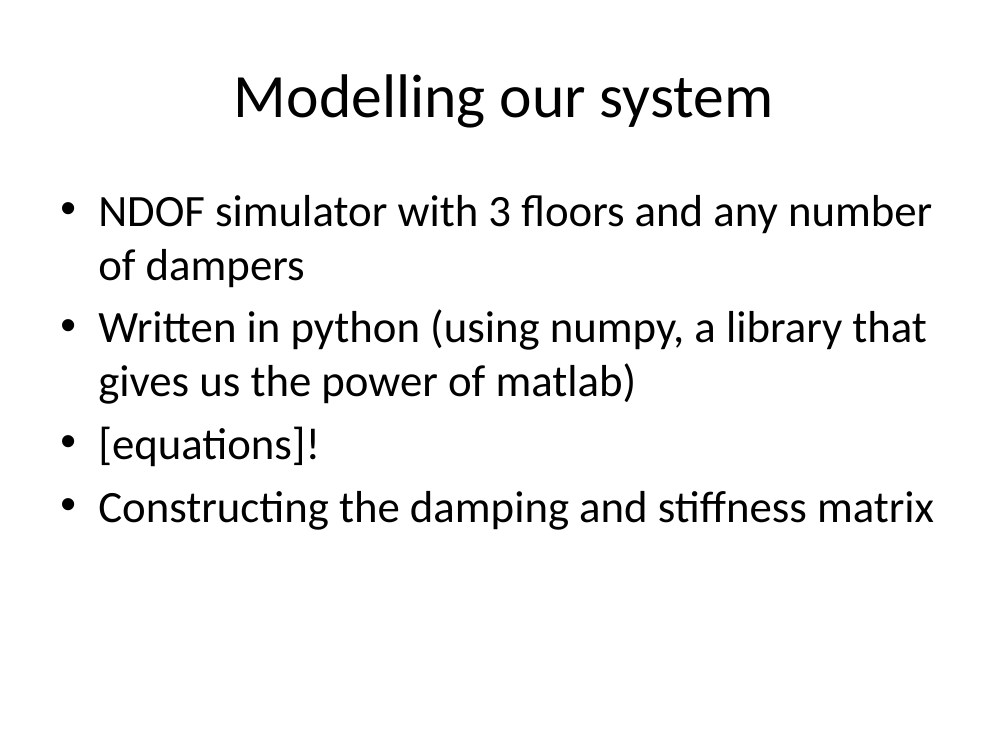
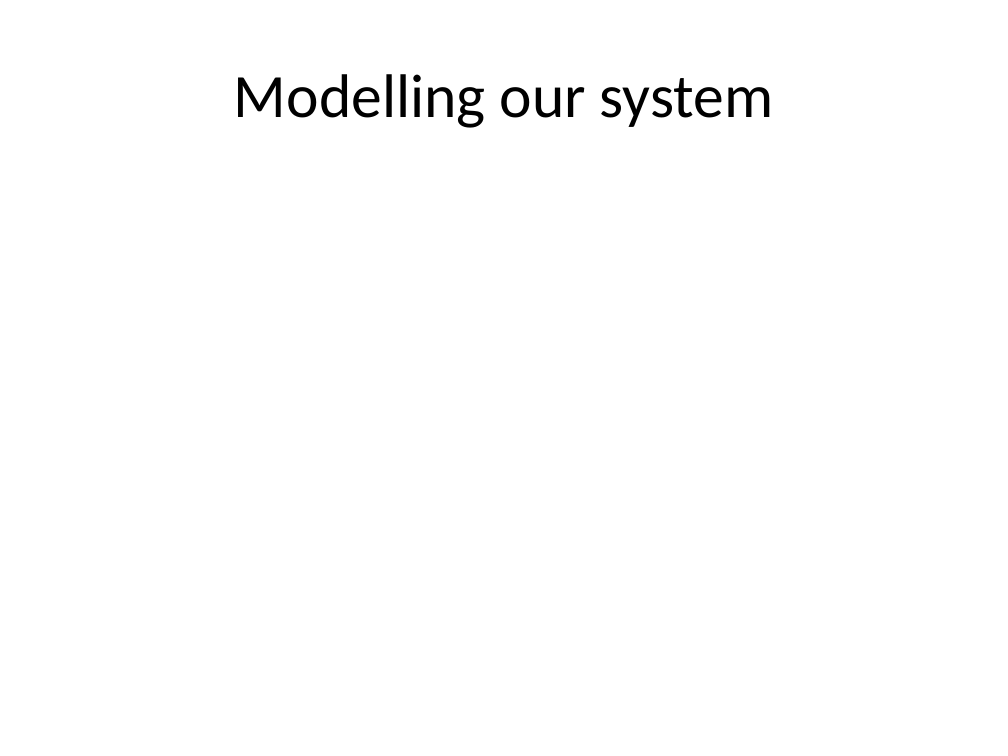
Before and after one commit to eric-wieser/cued-icw, a slide deck: slide 3 of powerpoint.pptx. Drawn at 1008x756 pixels with LibreOffice and Linux fonts; fonts in the diff are those of the drawing; grey boxes stand for pictures. Boxes give left, top, right and bottom in pixels: in the first picture for what was removed or moved away, otherwise in the second. Text is boxed around its words. In the diff, an @@ line names an element or a change of style, - is before the commit and + after.

Commit message:
Added equations

```diff
--- a/powerpoint.pptx
+++ b/powerpoint.pptx
@@ text removed at [98, 195, 934, 530] @@
-• NDOF simulator with 3 floors and any number of dampers
-• Written in python (using numpy, a library that gives us the power of matlab)
-• [equations]!
-• Constructing the damping and stiffness matrix
```
Also in this commit, not shown: 2 other slides changed, 2 slides added.
